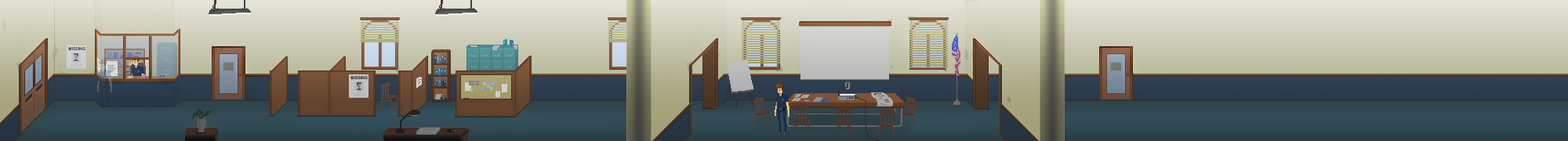
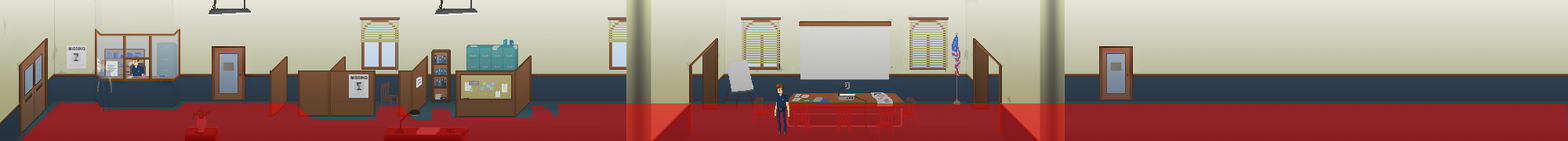
Comparing the layer stacks of the two 1568 × 141 images. Changes:
showed "tag(nav) navmesh(0,115,1024,180)", painted on it over [19,102,1568,141]
